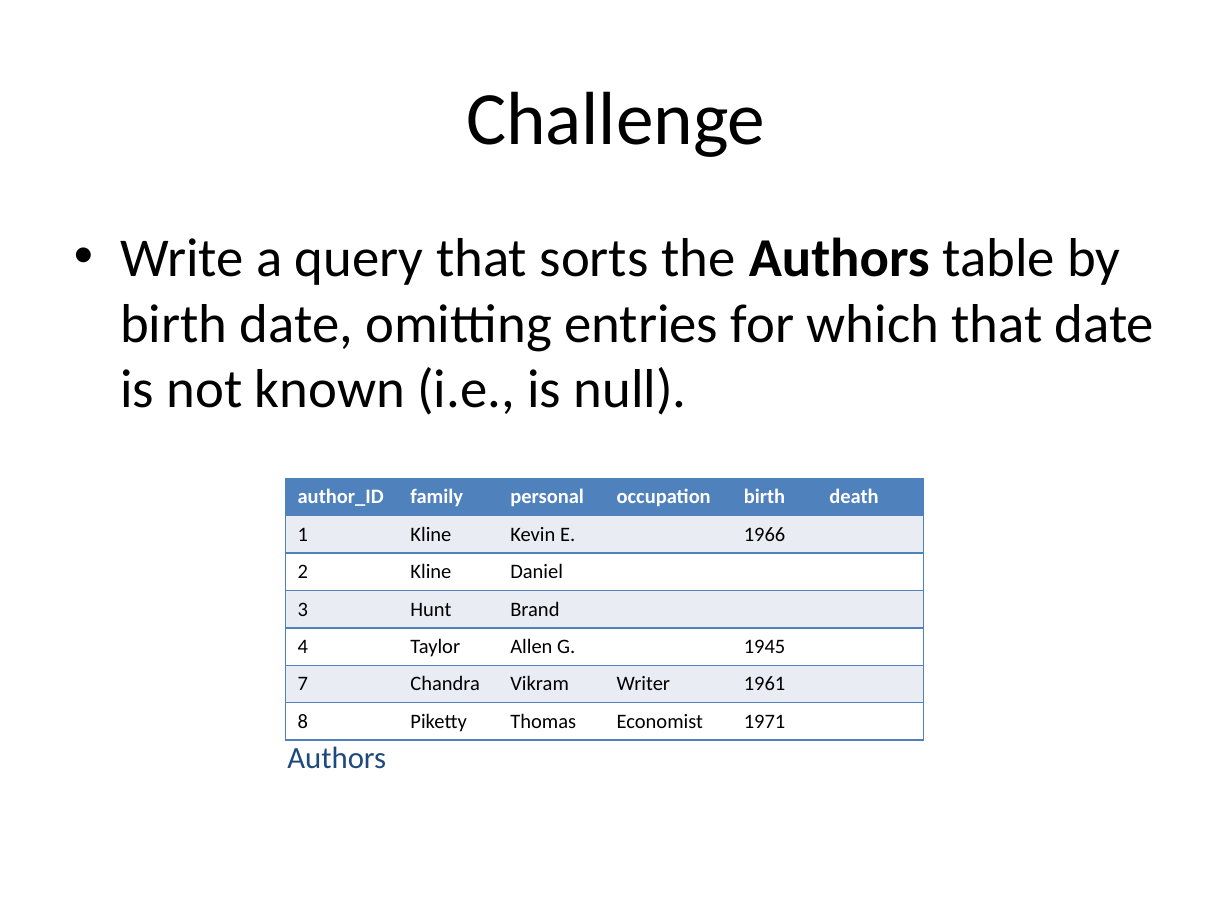
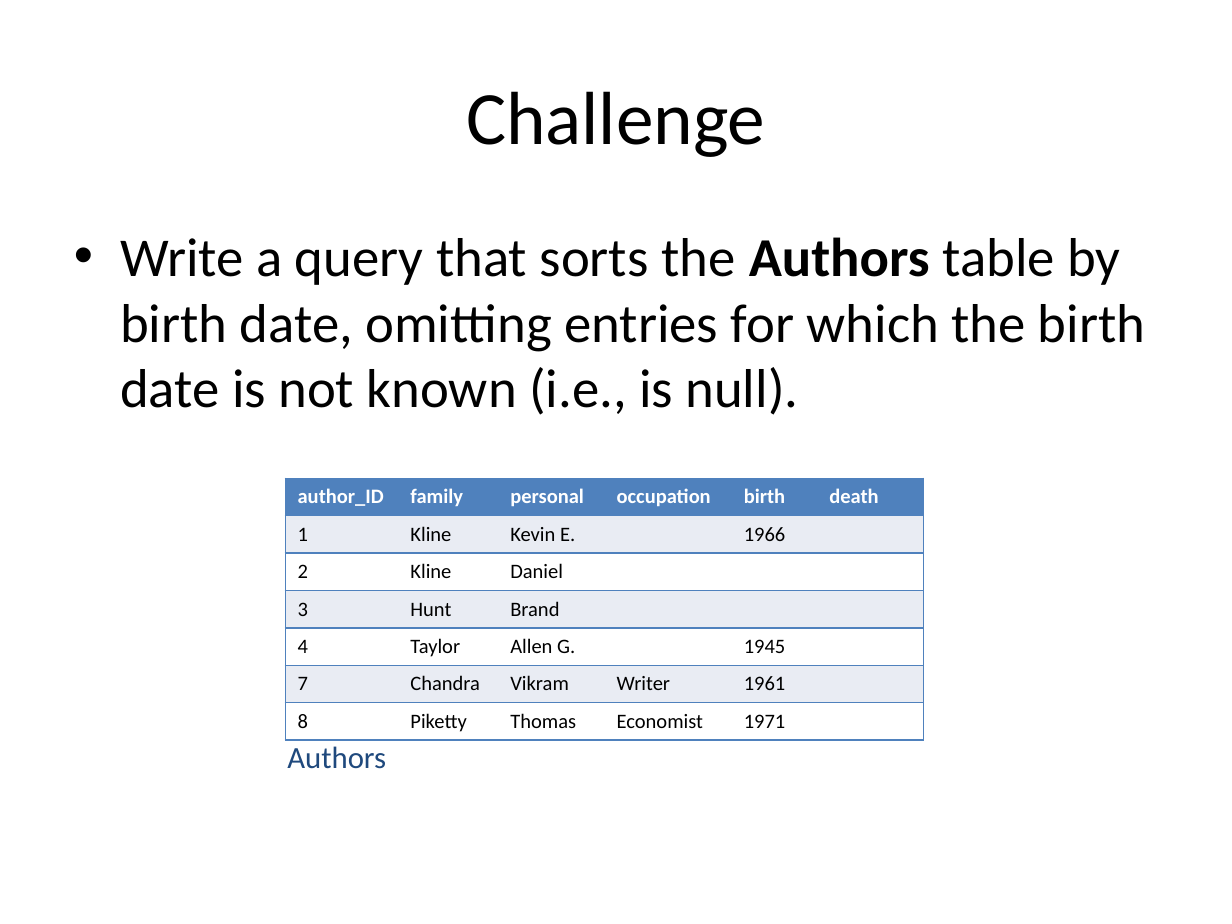
Before and after one commit to timtomch/swc-teaching-notes, a slide deck: slide 5 of SQL/sql-lib.pptx. Drawn at 1232x924 pixels with LibreOffice and Linux fonts; fonts in the diff are those of the drawing. Boxes give left, top, right and bottom in pixels: in the first picture for what was removed or moved away, otherwise in the second. Text is boxed around its words. In the diff, an @@ line names an element or a change of style, - is before the commit and + after.

```diff
--- a/SQL/sql-lib.pptx
+++ b/SQL/sql-lib.pptx
@@ text at <box>120,237,1145,415</box>: text changed @@
-• Write a query that sorts the Authors table by birth date, omitting entries for which that date is not known (i.e., is null).
+• Write a query that sorts the Authors table by birth date, omitting entries for which the birth date is not known (i.e., is null).
```
Also in this commit, not shown: 1 other slide changed, 1 other file.
